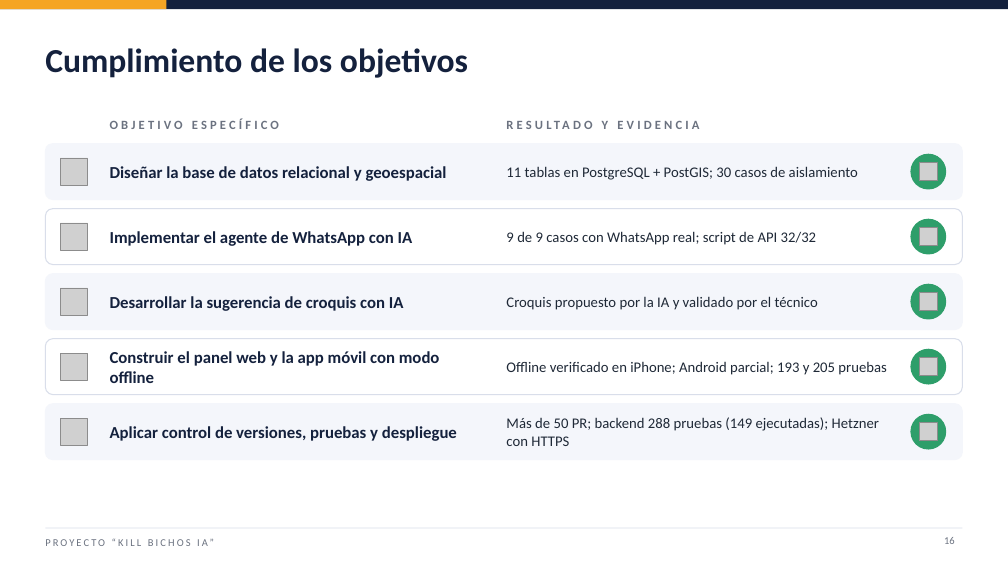
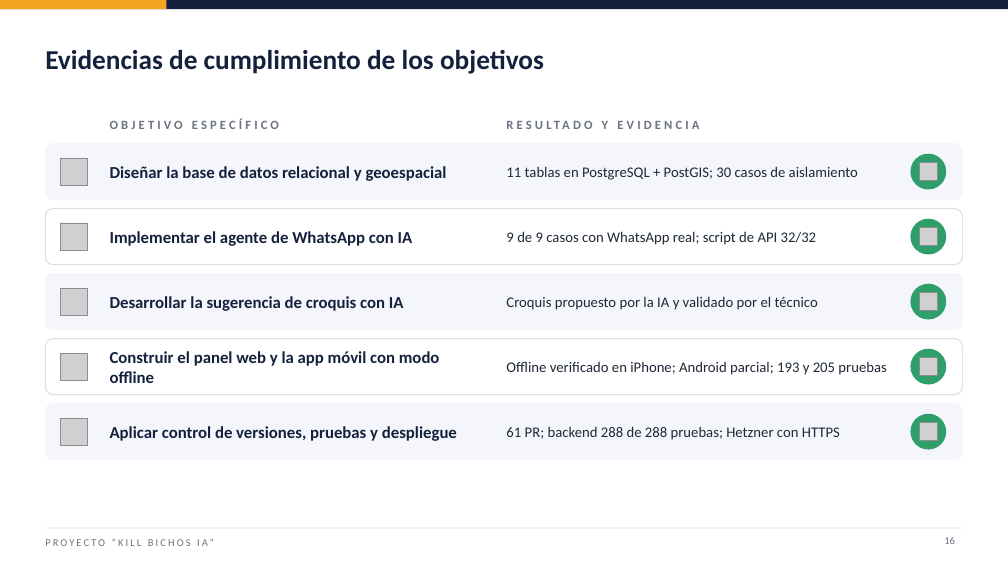
Before and after one commit to j4vierlb/PROYECTO-TESIS-, a slide deck: slide 16 of Fase 2/Evidencias Proyecto/Presentación Final del proyecto (Español).pptx. Drawn at 1008x567 pixels with LibreOffice and Linux fonts; fonts in the diff are those of the drawing; grey boxes stand for pictures; background and template pictures are left out. Boxes give left, top, right and bottom in pixels: in the first picture for what was removed or moved away, otherwise in the second. Text is boxed around its words. In the diff, an @@ line names an element or a change of style, - is before the commit and + after.

```diff
--- a/Fase 2/Evidencias Proyecto/Presentación Final del proyecto (Español).pptx
+++ b/Fase 2/Evidencias Proyecto/Presentación Final del proyecto (Español).pptx
@@ text at [45, 50, 544, 74]: text changed; size 32 to 26 pt @@
-Cumplimiento de los objetivos
+Evidencias de cumplimiento de los objetivos
@@ text at [506, 426, 840, 440]: text changed @@
-Más de 50 PR; backend 288 pruebas (149 ejecutadas); Hetzner con HTTPS
+61 PR; backend 288 de 288 pruebas; Hetzner con HTTPS
```
Also in this commit, not shown: 12 other slides changed, 1 slide added, 3 other files.
